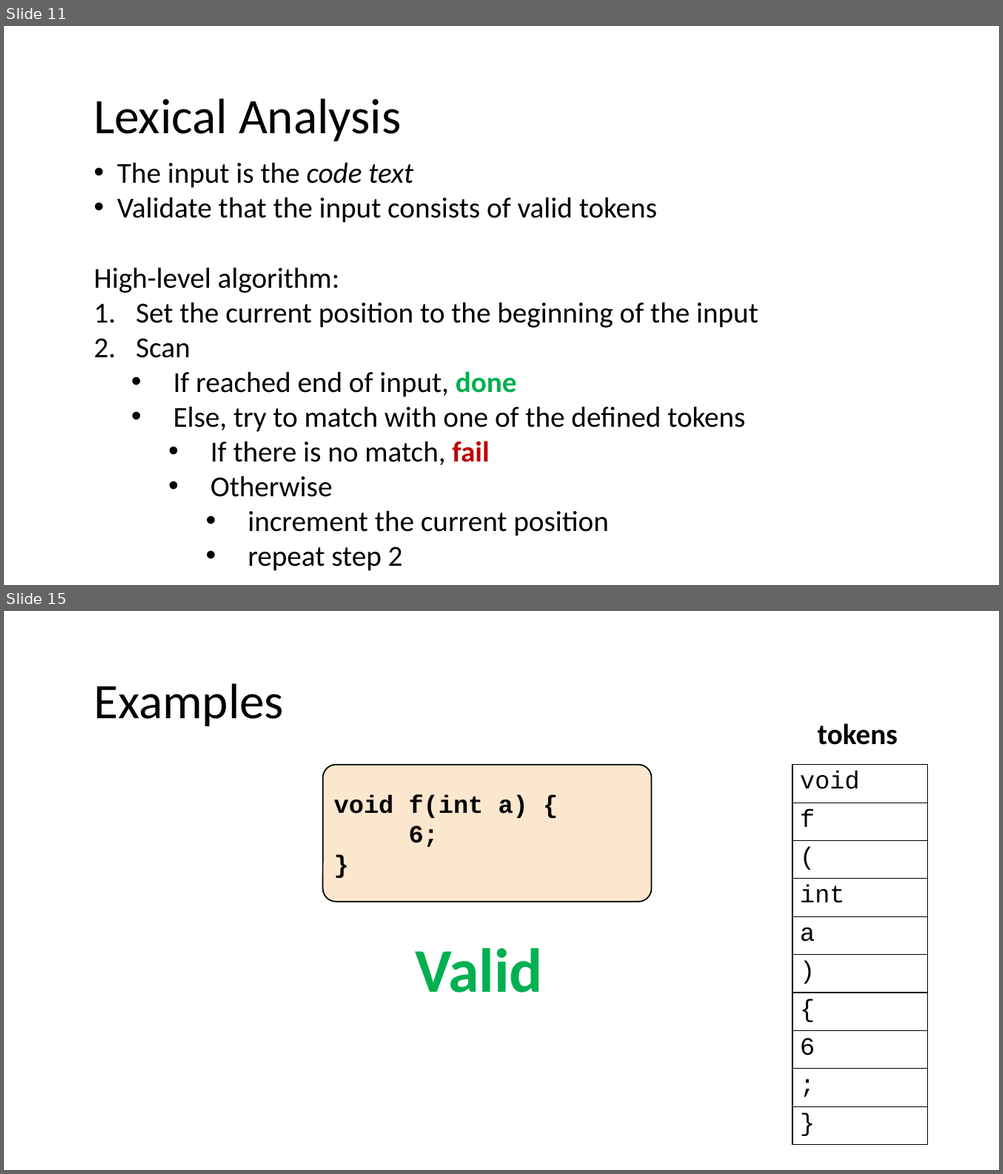
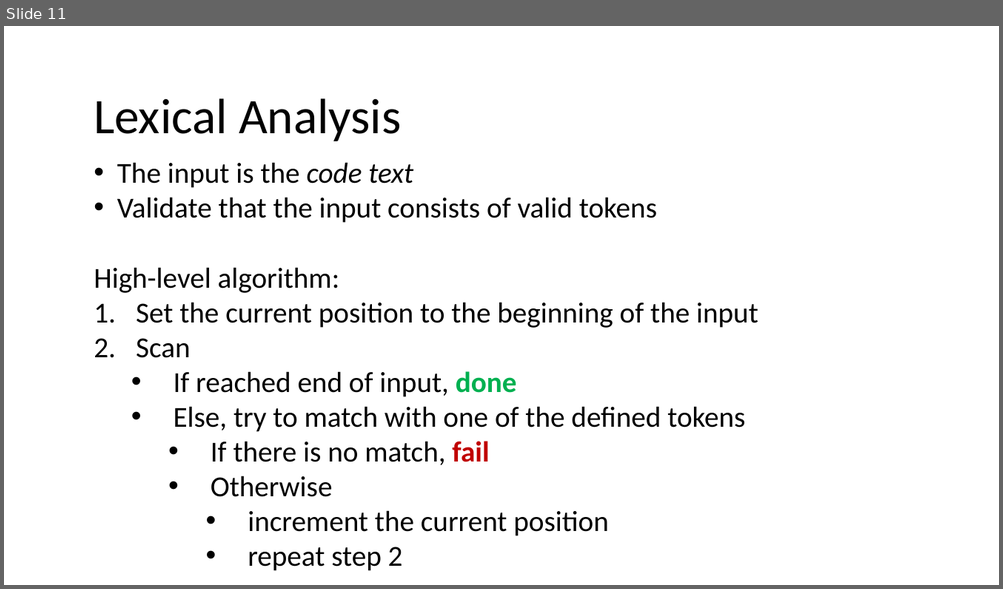
Before and after one commit to nivshani/compilation, a slide deck: new_slides/lexical_analysis.pptx. Shown one above the other, each under a label of ours: slides 11 and 15 before the commit, slide 11 after it; the slides between them are not shown. The pictures are 1003x1174 and 1003x589 pixels, drawn with LibreOffice and Linux fonts; fonts in the diff are those of the drawing. Boxes give left, top, right and bottom in pixels: in the first picture for what was removed or moved away, otherwise in the second. Text is boxed around its words. In the diff, an @@ line names an element or a change of style, - is before the commit and + after.

```diff
--- a/new_slides/lexical_analysis.pptx
+++ b/new_slides/lexical_analysis.pptx
@@ slide 15 removed at (4, 611, 999, 1170), background #FFFFFF @@
@@ text removed at (94, 684, 284, 726) @@
-Examples
@@ text removed at (817, 723, 897, 745) @@
-tokens
@@ rounded rectangle removed at (323, 765, 651, 902) @@
-void f(int a) {
-6;
-}
@@ table removed at (793, 765, 928, 1145), 10 rows, 1 columns @@
-void
-f
-(
-int
-a
-)
-{
-6
-;
-}
@@ text removed at (415, 948, 543, 993) @@
-Valid
```
Also in this commit, not shown: 45 slides changed, 1 slide added, 2 other slides removed, 1 other file.
